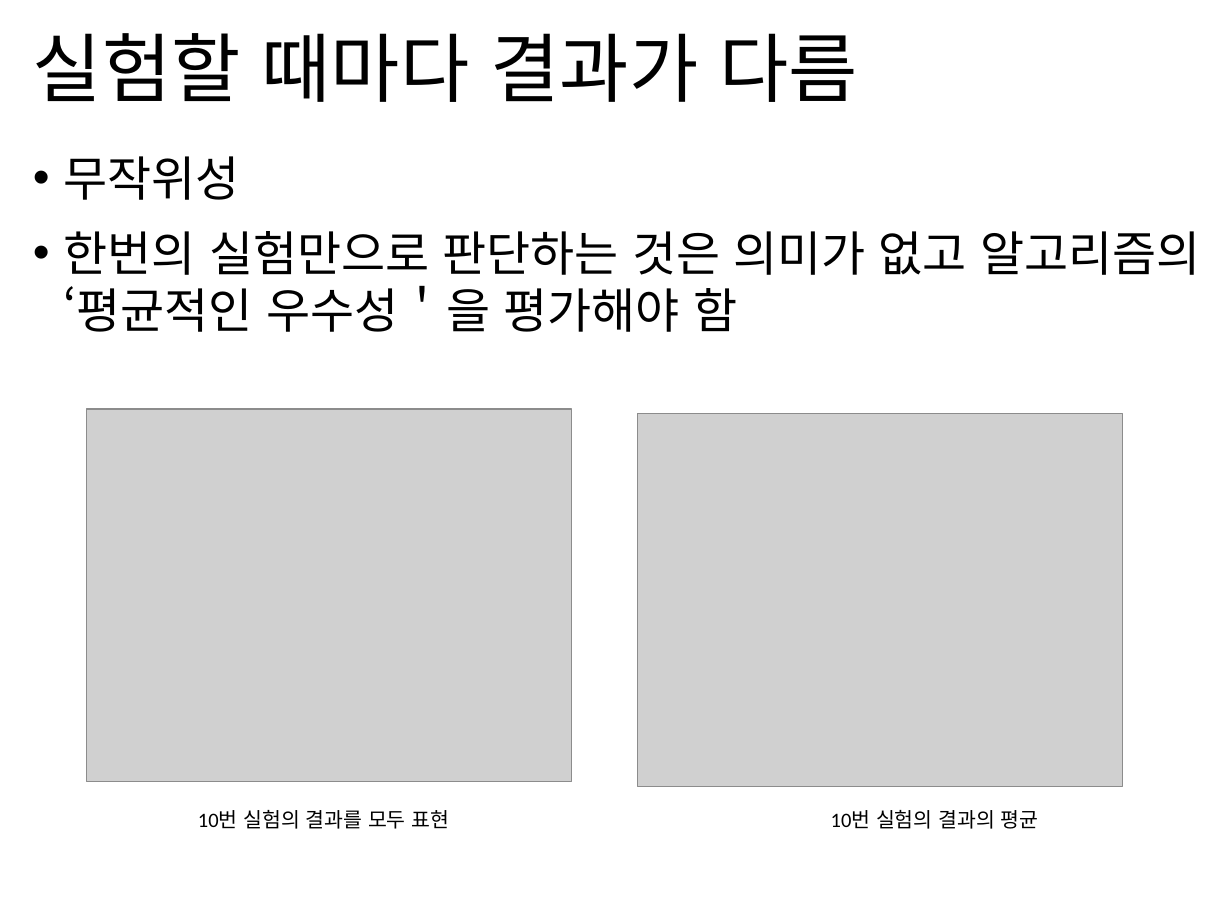
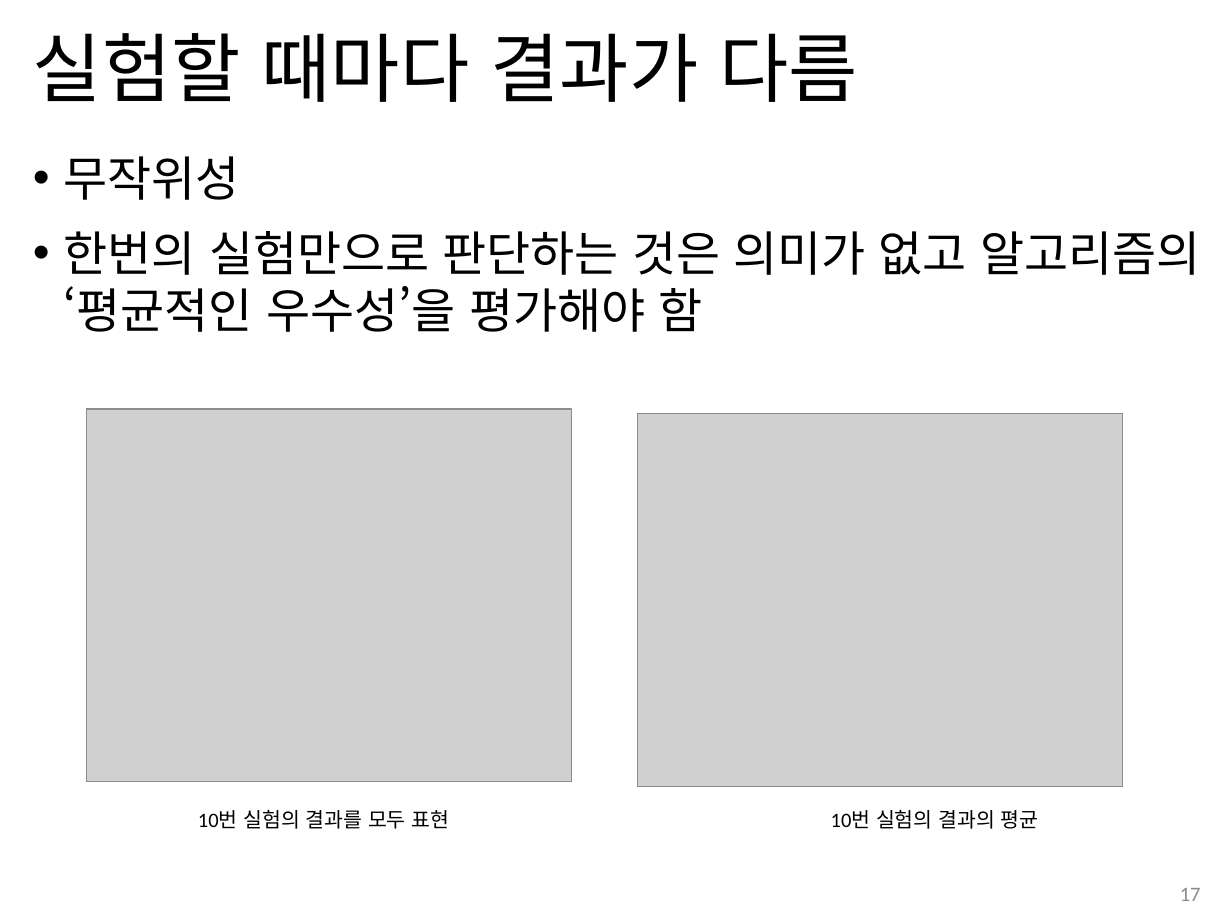
Before and after one commit to jhahncs/Class-Reinforcement-Learning, a slide deck: slide 17 of slides/강화학습_ch1_벤디트문제.pptx. Drawn at 1232x924 pixels with LibreOffice and Linux fonts; fonts in the diff are those of the drawing; grey boxes stand for pictures. Boxes give left, top, right and bottom in pixels: in the first picture for what was removed or moved away, otherwise in the second. Text is boxed around its words. In the diff, an @@ line names an element or a change of style, - is before the commit and + after.

```diff
--- a/slides/강화학습_ch1_벤디트문제.pptx
+++ b/slides/강화학습_ch1_벤디트문제.pptx
@@ text at [64, 231, 1200, 332]: text changed @@
-• 한번의 실험만으로 판단하는 것은 의미가 없고 알고리즘의 ‘평균적인 우수성＇을 평가해야 함
+• 한번의 실험만으로 판단하는 것은 의미가 없고 알고리즘의 ‘평균적인 우수성’을 평가해야 함
@@ page number added at [1180, 888, 1201, 901], 12 pt, text #8C8C8C @@
+17
```
Also in this commit, not shown: 16 other slides changed, 8 slides added, 1 other file.
